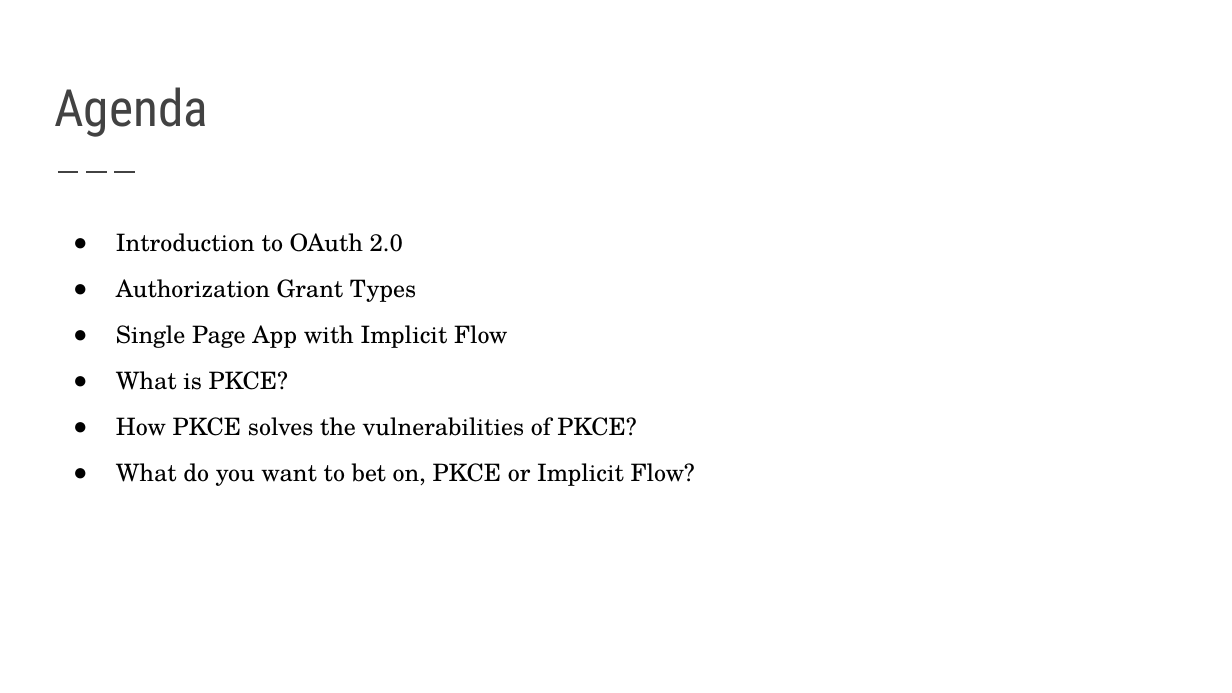
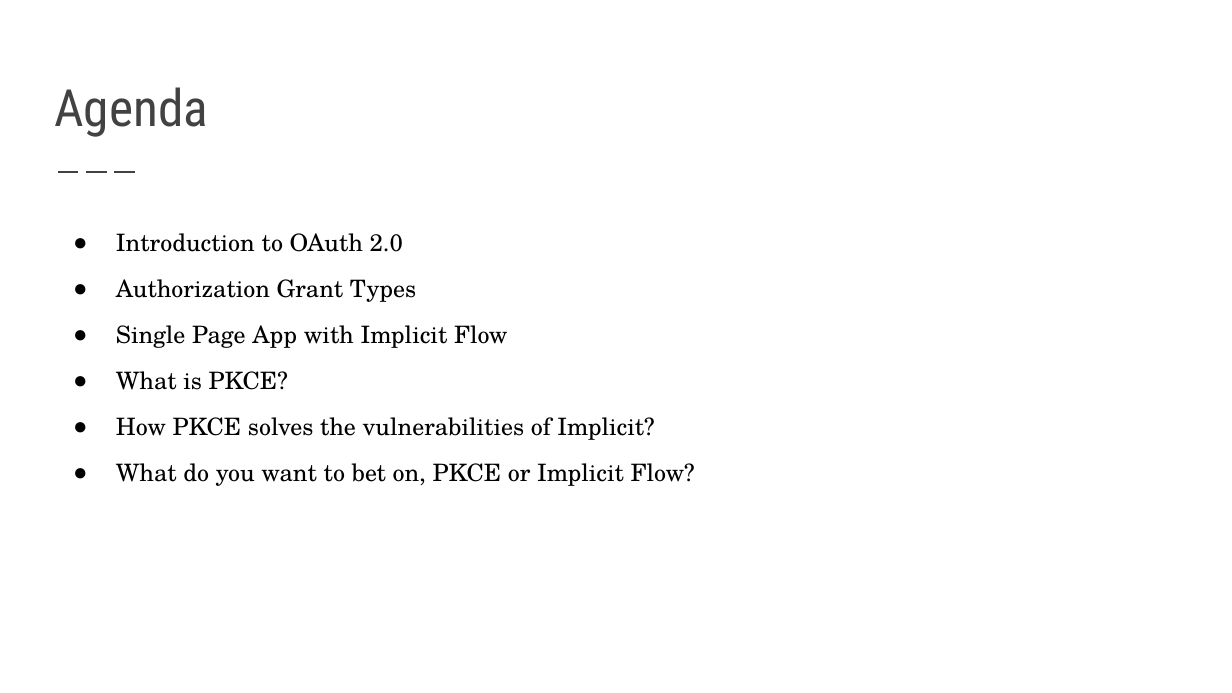
Before and after one commit to pradheepap/pkce-spa-js, a slide deck: slide 3 of PKCE - Singapore Identity & Security.pptx. Drawn at 1232x693 pixels with LibreOffice and Linux fonts; fonts in the diff are those of the drawing. Boxes give left, top, right and bottom in pixels: in the first picture for what was removed or moved away, otherwise in the second. Text is boxed around its words. In the diff, an @@ line names an element or a change of style, - is before the commit and + after.

Commit message:
Update typo in slide 3

```diff
--- a/PKCE - Singapore Identity & Security.pptx
+++ b/PKCE - Singapore Identity & Security.pptx
@@ text at (116,417,654,440): text changed @@
-● How PKCE solves the vulnerabilities of PKCE?
+● How PKCE solves the vulnerabilities of Implicit?
```
